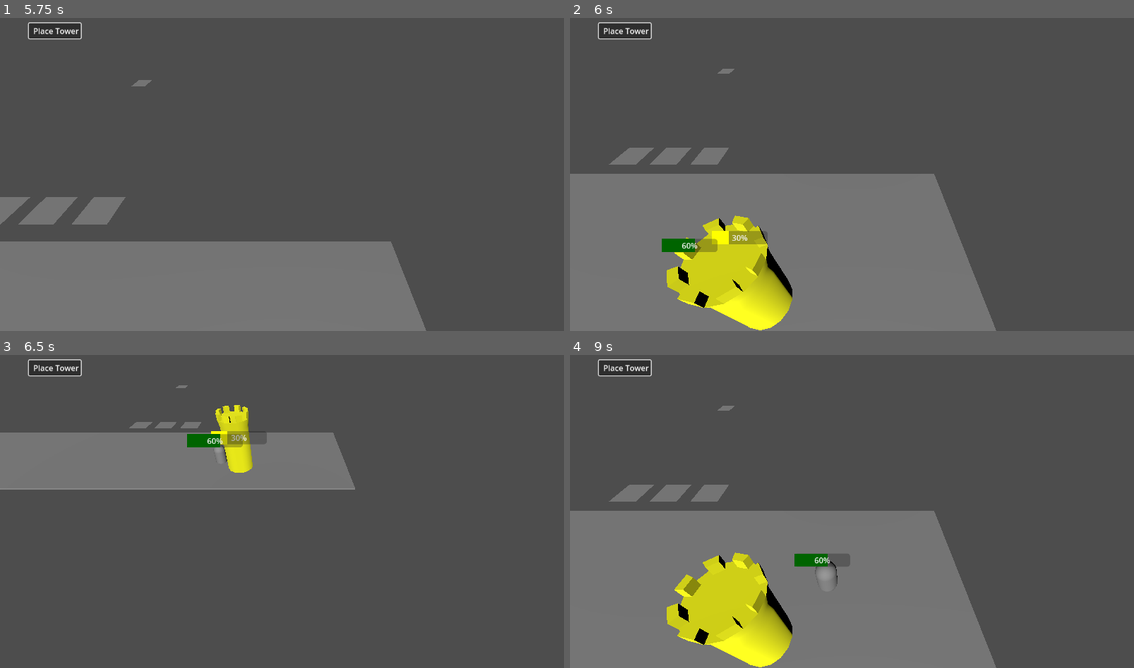
Above: before the commit, frames 1-4 (two rows, left to right).
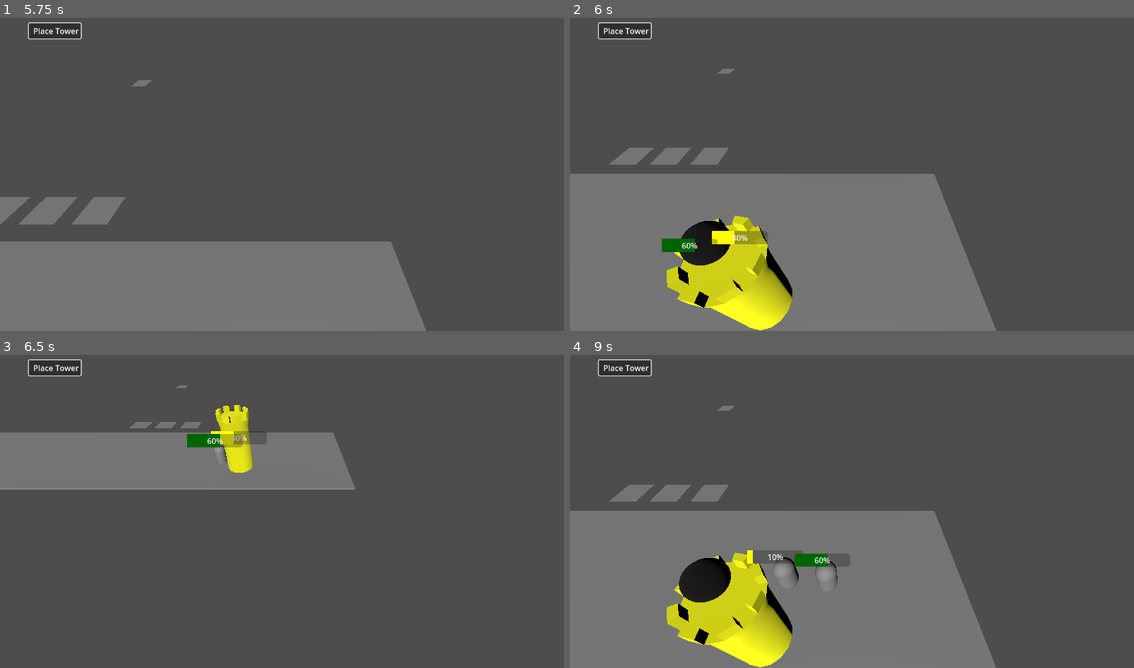
Above: after the commit, the same moments.

Repository: vhladko/tower_defence
Game: Godot game, scene res://main.tscn
Same seed, same stepped clock (60 frames per second), same inputs: the game is played once before the commit and once after it.
Inputs (mouse positions are in pixels of both pictures, inside the frame that each line leads up to):
- Up to frame 1 (5.75 s): click "Place Tower" at 0.5 s; tap Enter at 1.25, 4.25 s; move the mouse to (406, 155) at 1.27 s; hold Right (ui_right) 1.28-2 s; tap Mouse wheel up (zoom_in) at 1.35, 2.85, 4.35 s; click (406, 155) at 1.42 s; drag from (169, 187) to (253, 237) at 2.02 s; tap Space at 2.75 s; move the mouse to (338, 102) at 2.77 s; hold Right (ui_right) 2.78-3.5 s; drag from (253, 237) to (112, 124) at 3.52 s; move the mouse to (451, 221) at 4.27 s; hold Left (ui_left) 4.28-5 s; drag from (112, 124) to (197, 93) at 5.02 s
- Up to frame 2 (6 s): tap Space at 5.75 s; move the mouse to (880, 171) at 5.77 s; hold Down (ui_down) from 5.78 s (still down); tap Mouse wheel up (zoom_in) at 5.85 s; click (880, 171) at 5.92 s
- Up to frame 3 (6.5 s): keep holding Down (ui_down)
- Up to frame 4 (9 s): release Down (ui_down) at 6.5 s; drag from (767, 430) to (739, 524) at 6.52 s; move the mouse to (976, 492) at 7.27 s; hold Up (ui_up) 7.28-8 s; tap Mouse wheel up (zoom_in) at 7.35, 8.85 s; drag from (739, 524) to (823, 574) at 8.02 s; tap Enter at 8.75 s; move the mouse to (908, 439) at 8.77 s; hold Down (ui_down) from 8.78 s (still down)

Frame 1 is identical in both runs. In frame 2, 0.8% of the frame differs, in the area x 19-30%, y 64-80%; in frame 3, less than 0.1%; in frame 4, 1.4%, in the area x 19-42%, y 62-80%.

Commit message:
Added bullet to tower

Diff:
--- a/building/building.gd
+++ b/building/building.gd
@@ -1,8 +1,11 @@
 extends Node3D
 class_name Building
 
+@export var bullet_prefab: PackedScene
+var bullet_speed: float = 5.0
+var bullet_damage: float = 10.0
+
 var mobs_in_range = []
-var damage: float = 10.0
 var fire_rate: float = 1
 
 func _ready() -> void:
@@ -30,7 +33,12 @@
 	mobs_in_range.sort_custom(_sort_by_distance)
 	var target = mobs_in_range[0]
 	if is_instance_valid(target):
-		target.get_hit(damage)
+		var bullet = bullet_prefab.instantiate()
+		bullet.speed = bullet_speed
+		bullet.damage = bullet_damage
+		bullet.target = target
+		bullet.global_transform.origin = bullet.global_transform.origin + Vector3(0, 5, 0)
+		add_child(bullet)
 
 
 func _sort_by_distance(a, b):
--- a/building/building.tscn
+++ b/building/building.tscn
@@ -1,12 +1,14 @@
-[gd_scene load_steps=4 format=3 uid="uid://t64bo4gpt0vo"]
+[gd_scene load_steps=5 format=3 uid="uid://t64bo4gpt0vo"]
 
 [ext_resource type="Script" uid="uid://ctknn2hb273ot" path="res://building/building.gd" id="1_pi4mk"]
 [ext_resource type="PackedScene" uid="uid://ccrmfor1ia7ph" path="res://tower.tscn" id="2_e18bv"]
+[ext_resource type="PackedScene" uid="uid://c4j1wx8jfaikd" path="res://scenes/bullet/bullet.tscn" id="2_vgp2u"]
 
 [sub_resource type="SphereShape3D" id="SphereShape3D_pi4mk"]
 
 [node name="Bulding" type="Node3D"]
 script = ExtResource("1_pi4mk")
+bullet_prefab = ExtResource("2_vgp2u")
 
 [node name="tower" parent="." instance=ExtResource("2_e18bv")]
 
--- /dev/null
+++ b/scenes/bullet/bullet.gd
@@ -0,0 +1,19 @@
+extends Area3D
+class_name Bullet
+
+var speed: float
+var damage: float
+var target: Node3D
+
+func _physics_process(delta: float) -> void:
+	if not is_instance_valid(target):
+		queue_free()
+		return
+	var direction = (target.global_transform.origin - global_transform.origin).normalized()
+	global_transform.origin += direction * speed * delta
+
+
+func _on_body_entered(body: Node3D) -> void:
+	if body == target and body.has_method("get_hit"):
+		body.get_hit(damage)
+		queue_free()
--- /dev/null
+++ b/scenes/bullet/bullet.tscn
@@ -0,0 +1,23 @@
+[gd_scene load_steps=5 format=3 uid="uid://c4j1wx8jfaikd"]
+
+[ext_resource type="Script" uid="uid://fj7d560dvt8f" path="res://scenes/bullet/bullet.gd" id="1_7c8un"]
+
+[sub_resource type="StandardMaterial3D" id="StandardMaterial3D_7c8un"]
+albedo_color = Color(0, 0, 0, 1)
+
+[sub_resource type="SphereMesh" id="SphereMesh_83itf"]
+material = SubResource("StandardMaterial3D_7c8un")
+
+[sub_resource type="SphereShape3D" id="SphereShape3D_eyi85"]
+
+[node name="Bullet" type="Area3D"]
+transform = Transform3D(0.1, 0, 0, 0, 0.1, 0, 0, 0, 0.1, 0, 0, 0)
+script = ExtResource("1_7c8un")
+
+[node name="MeshInstance3D" type="MeshInstance3D" parent="."]
+mesh = SubResource("SphereMesh_83itf")
+
+[node name="CollisionShape3D" type="CollisionShape3D" parent="."]
+shape = SubResource("SphereShape3D_eyi85")
+
+[connection signal="body_entered" from="." to="." method="_on_body_entered"]
Not shown, added: scenes/bullet/bullet.gd.uid
